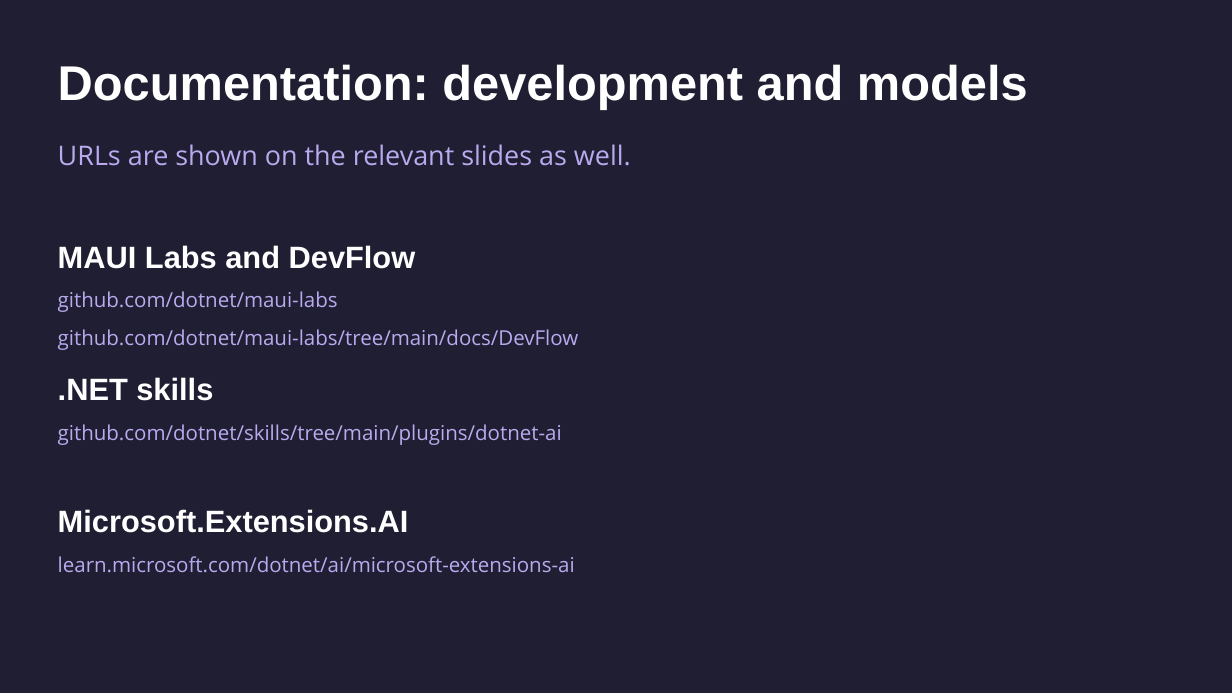
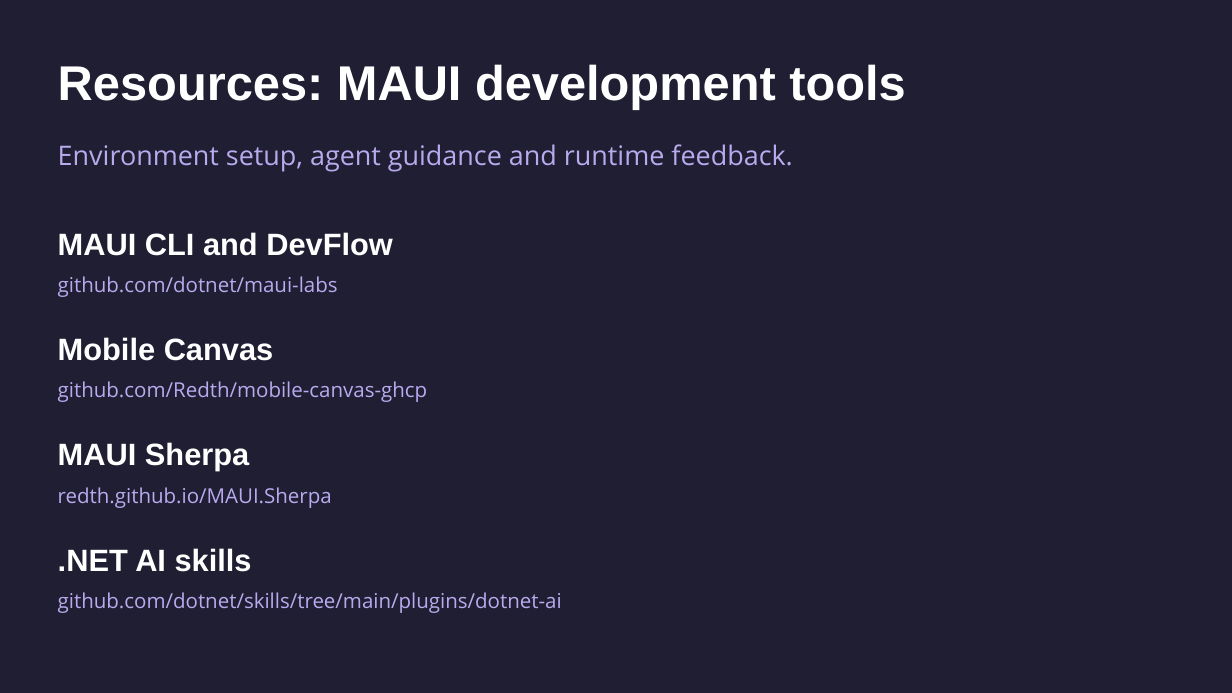
Before and after one commit to mattleibow/dotnetconf2026, a slide deck: slide 29 of slides.pptx (slide 26 before the commit). Drawn at 1232x693 pixels with LibreOffice and Linux fonts; fonts in the diff are those of the drawing. Boxes give left, top, right and bottom in pixels: in the first picture for what was removed or moved away, otherwise in the second. Text is boxed around its words. In the diff, an @@ line names an element or a change of style, - is before the commit and + after.

```diff
--- a/slides.pptx
+++ b/slides.pptx
@@ text at <box>58,64,905,109</box>: text changed @@
-Documentation: development and models
+Resources: MAUI development tools
@@ text removed at <box>58,144,631,166</box> @@
-URLs are shown on the relevant slides as well.
@@ text added at <box>58,144,792,172</box>, 21 pt, text #B9AAEE @@
+Environment setup, agent guidance and runtime feedback.
@@ text at <box>58,232,393,256</box>: text changed @@
-MAUI Labs and DevFlow
+MAUI CLI and DevFlow
@@ text "github.com/dotnet/maui-labs": place and size @@
-text "github.com/dotnet/maui-labs" at <box>58,291,338,312</box>
+text "github.com/dotnet/maui-labs" at <box>58,276,338,297</box>
@@ text removed at <box>58,329,579,350</box> @@
-github.com/dotnet/maui-labs/tree/main/docs/DevFlow
@@ text added at <box>58,337,274,361</box>, 24 pt, text #FFFFFF, bold @@
+Mobile Canvas
@@ text added at <box>58,381,428,402</box>, 16 pt, text #B9AAEE @@
+github.com/Redth/mobile-canvas-ghcp
@@ text added at <box>58,442,249,471</box>, 24 pt, text #FFFFFF, bold @@
+MAUI Sherpa
@@ text removed at <box>58,509,409,533</box> @@
-Microsoft.Extensions.AI
@@ text added at <box>58,487,332,508</box>, 16 pt, text #B9AAEE @@
+redth.github.io/MAUI.Sherpa
@@ text at <box>58,548,252,572</box>: text changed @@
-.NET skills
+.NET AI skills
@@ text removed at <box>58,556,575,573</box> @@
-learn.microsoft.com/dotnet/ai/microsoft-extensions-ai
@@ text "github.com/dotnet/skills/tree/main/plugins/dotnet-ai": place and size @@
-text "github.com/dotnet/skills/tree/main/plugins/dotnet-ai" at <box>58,424,562,445</box>
+text "github.com/dotnet/skills/tree/main/plugins/dotnet-ai" at <box>58,592,562,613</box>
```
Also in this commit, not shown: 2 other slides changed, 3 slides added.
